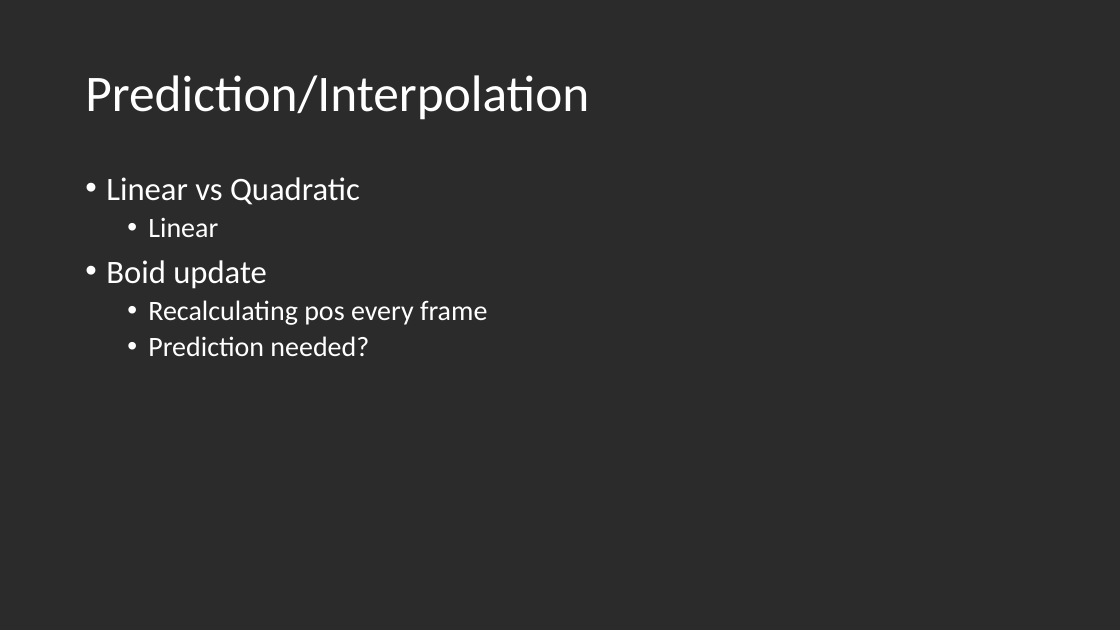
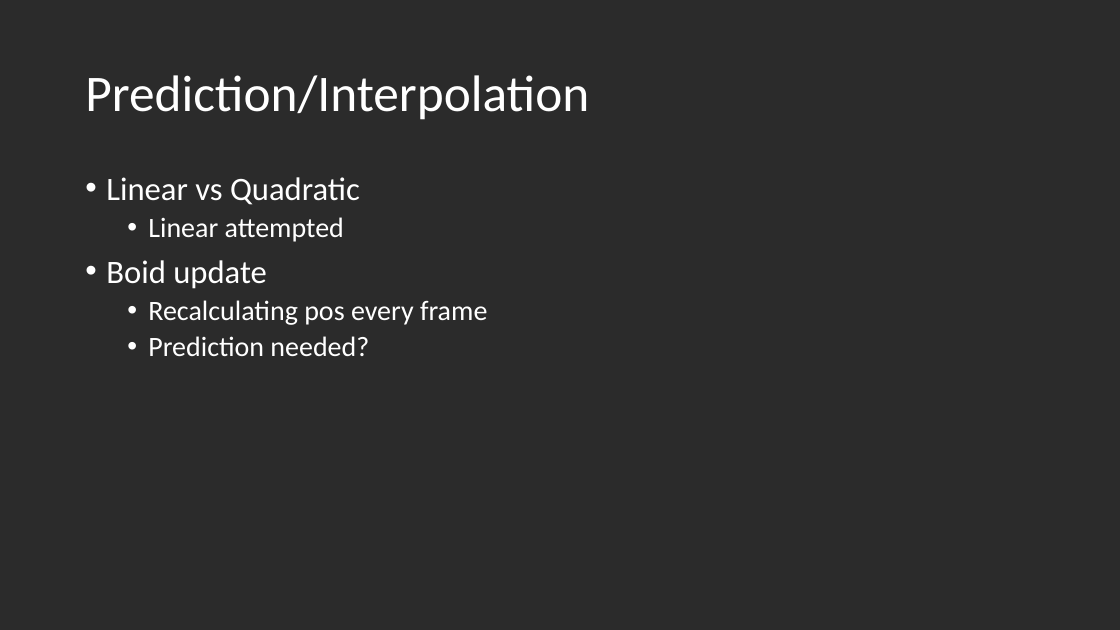
Before and after one commit to Shorte240/SFMLNetworking-Sim, a slide deck: slide 6 of SFMLNetworkingSim/CMP303 Presentation - Fraser Barker(1600196).pptx. Drawn at 1120x630 pixels with LibreOffice and Linux fonts; fonts in the diff are those of the drawing; background and template pictures are left out; a plain dark background stands for a picture behind light text. Boxes give left, top, right and bottom in pixels: in the first picture for what was removed or moved away, otherwise in the second. Text is boxed around its words. In the diff, an @@ line names an element or a change of style, - is before the commit and + after.

```diff
--- a/SFMLNetworkingSim/CMP303 Presentation - Fraser Barker(1600196).pptx
+++ b/SFMLNetworkingSim/CMP303 Presentation - Fraser Barker(1600196).pptx
@@ text at bbox=[148, 217, 344, 242]: text changed @@
-  • Linear
+  • Linear attempted
```
Also in this commit, not shown: 3 other slides changed.
